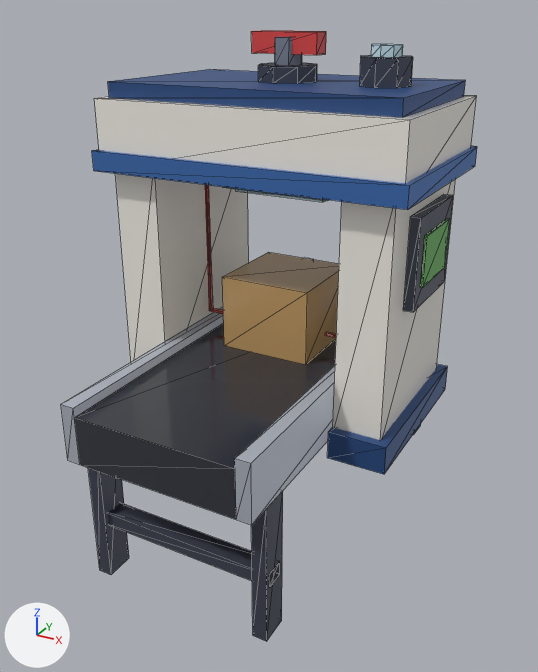
The glTF model assets/managed-models/packhouse-floor/scanner/scanner.glb, before and after one commit.
The view is the same before and after, from a 50 mm camera at (0.708, -1.364, 1.079) aimed at (-0.012, -0.055, 0.424). The axes (+X, +Y, +Z) are drawn at lower left. The lights are the same throughout. The first picture is the older version. Mesh edges are drawn as thin lines. Where no turn or scale is listed for an object, it has been applied to the vertices. Vertices at exactly the same position are counted once.

Names of what the first picture shows: 'scanner', 'spin-up'.
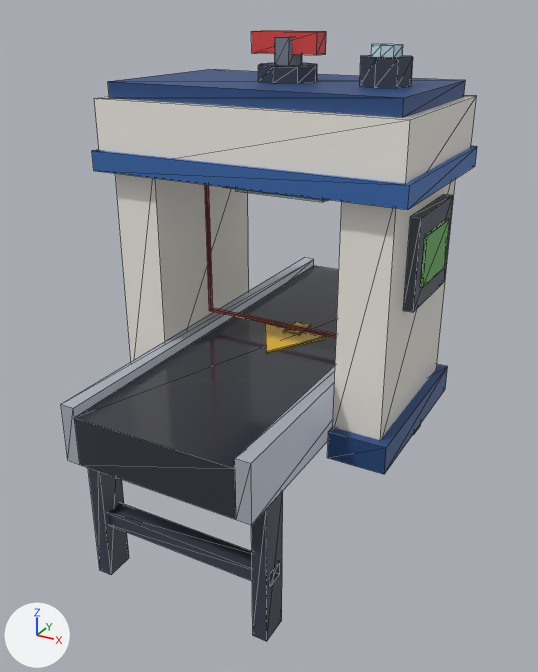
Pixel boxes (x1, y1, x2, y2) of what changed, in the pictures (538 x 672 px):
part 1 of me_scanner, deleted (brown): before (222, 252, 339, 365)

Patch to the scene script:
```diff
--- a/assets/managed-models/packhouse-floor/scanner/scanner.glb.py
+++ b/assets/managed-models/packhouse-floor/scanner/scanner.glb.py
@@ me_scanner @@
 # used by ob_scanner; location = (0.0, 0.0, 0.0)
-me_scanner.from_pydata(...)  # 250 vertices, 404 faces; spans x -0.33..0.33, y -0.5..0.5, z 0.0..1.02
+me_scanner.from_pydata(...)  # 238 vertices, 380 faces; spans x -0.33..0.33, y -0.5..0.5, z 0.0..1.02
+# me_scanner part 1: the loose piece of 8 vertices spanning x -0.1..0.1, y -0.1..0.1, z 0.4..0.56 is deleted
+# other edits to the shape of me_scanner do not show in these pictures
 me_scanner.materials.append(mat_m_scanner)
```
